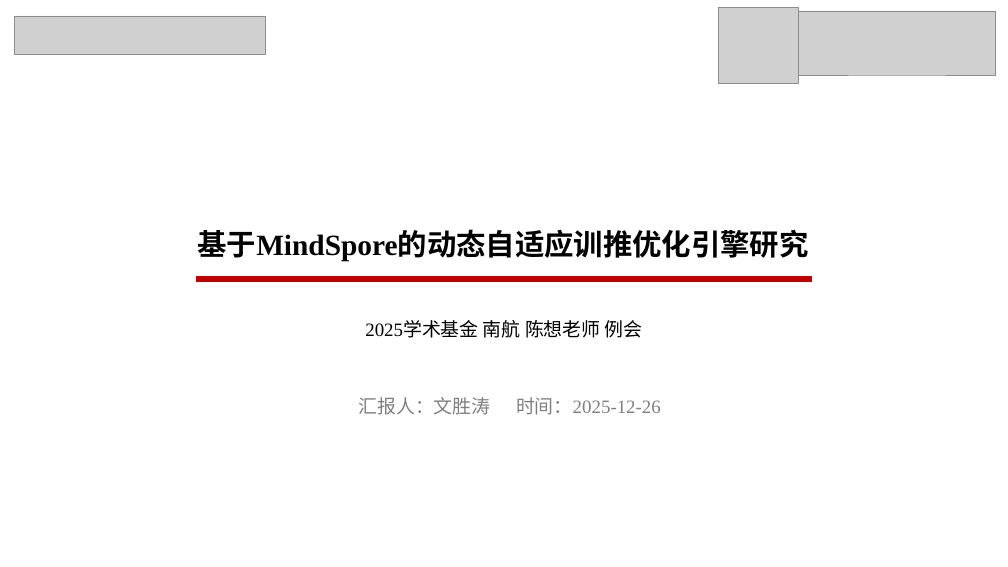
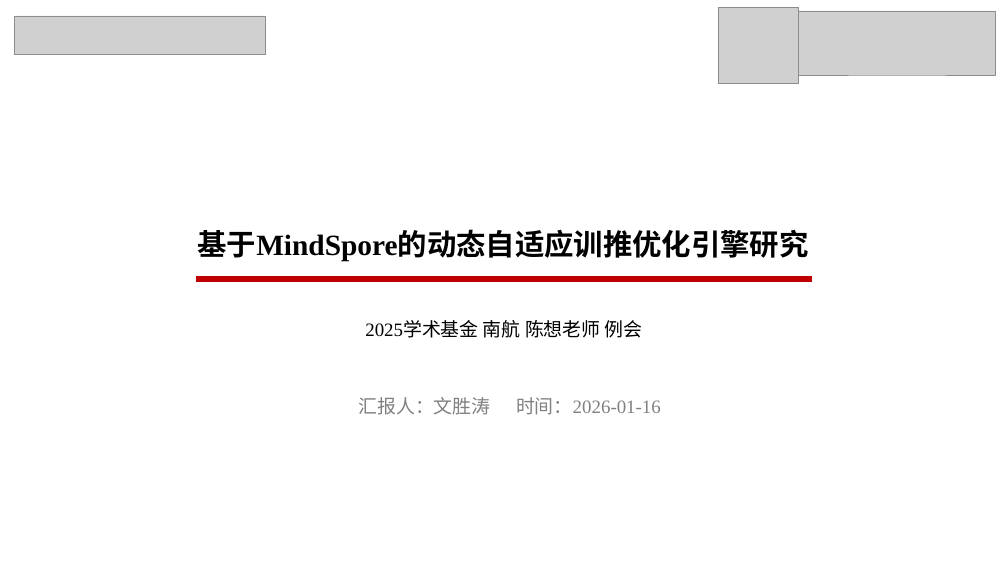
Before and after one commit to Watsontao/mindrlhf, a slide deck: slide 1 of 方案/组内分享.pptx. Drawn at 1008x567 pixels with LibreOffice and Linux fonts; fonts in the diff are those of the drawing; grey boxes stand for pictures. Boxes give left, top, right and bottom in pixels: in the first picture for what was removed or moved away, otherwise in the second. Text is boxed around its words. In the diff, an @@ line names an element or a change of style, - is before the commit and + after.

```diff
--- a/方案/组内分享.pptx
+++ b/方案/组内分享.pptx
@@ text at <box>358,397,661,415</box>: text changed @@
-汇报人：文胜涛 时间：2025-12-26
+汇报人：文胜涛 时间：2026-01-16
```
Also in this commit, not shown: 3 other slides changed, 3 slides added, 3 slides removed, 1 other file.
